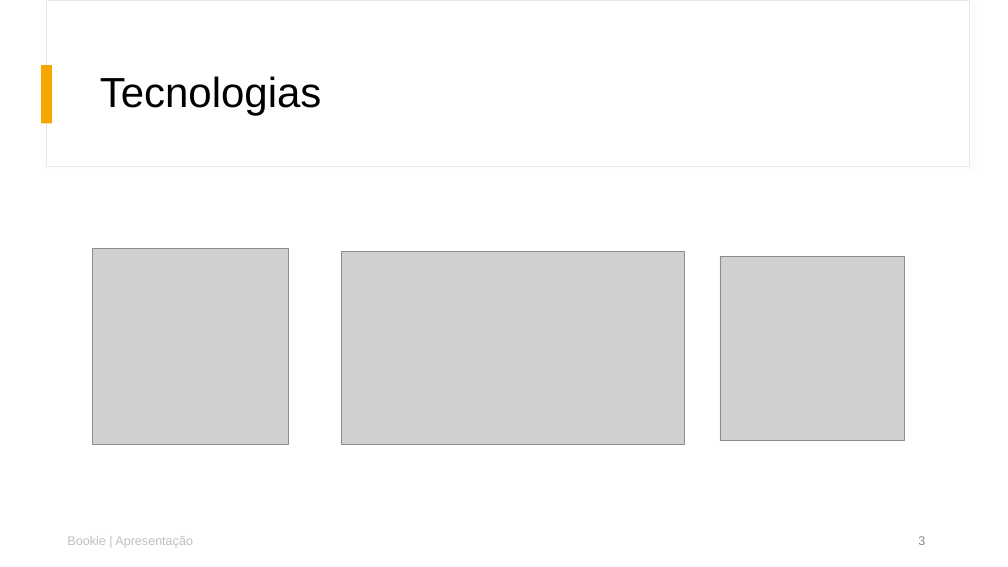
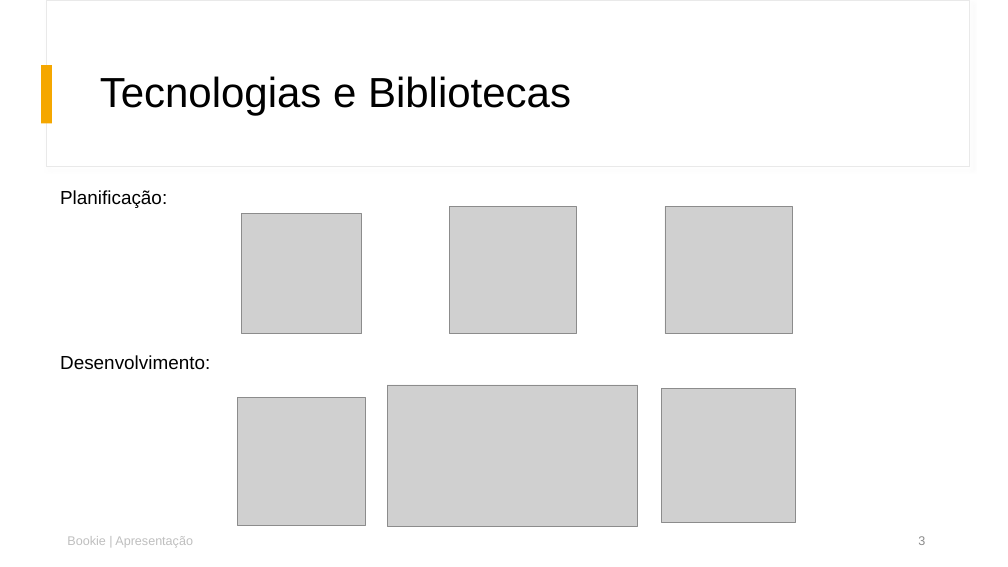
Before and after one commit to duartelcunha/PSI1619I_DuarteCunha_2219096, a slide deck: slide 3 of docs/PSI1619I_DuarteCunha_2219096_ApresentaçãoDefesa.pptx. Drawn at 1008x567 pixels with LibreOffice and Linux fonts; fonts in the diff are those of the drawing; grey boxes stand for pictures. Boxes give left, top, right and bottom in pixels: in the first picture for what was removed or moved away, otherwise in the second. Text is boxed around its words. In the diff, an @@ line names an element or a change of style, - is before the commit and + after.

```diff
--- a/docs/PSI1619I_DuarteCunha_2219096_ApresentaçãoDefesa.pptx
+++ b/docs/PSI1619I_DuarteCunha_2219096_ApresentaçãoDefesa.pptx
@@ title at bbox=[100, 76, 571, 116]: text changed @@
-Tecnologias
+Tecnologias e Bibliotecas
@@ text added at bbox=[60, 190, 167, 208], 18 pt, text #000000 @@
+Planificação:
@@ picture added at bbox=[449, 206, 576, 333] @@
@@ picture added at bbox=[665, 206, 792, 333] @@
@@ picture added at bbox=[242, 214, 362, 334] @@
@@ text added at bbox=[60, 355, 210, 370], 18 pt, text #000000 @@
+Desenvolvimento:
@@ picture: place and size @@
-picture at bbox=[341, 252, 684, 445]
+picture at bbox=[387, 385, 638, 526]
@@ picture: place and size @@
-picture at bbox=[720, 256, 904, 441]
+picture at bbox=[662, 389, 796, 523]
@@ picture: place and size @@
-picture at bbox=[92, 249, 288, 445]
+picture at bbox=[238, 398, 366, 526]
```
Also in this commit, not shown: 3 other slides changed, 2 other files.
